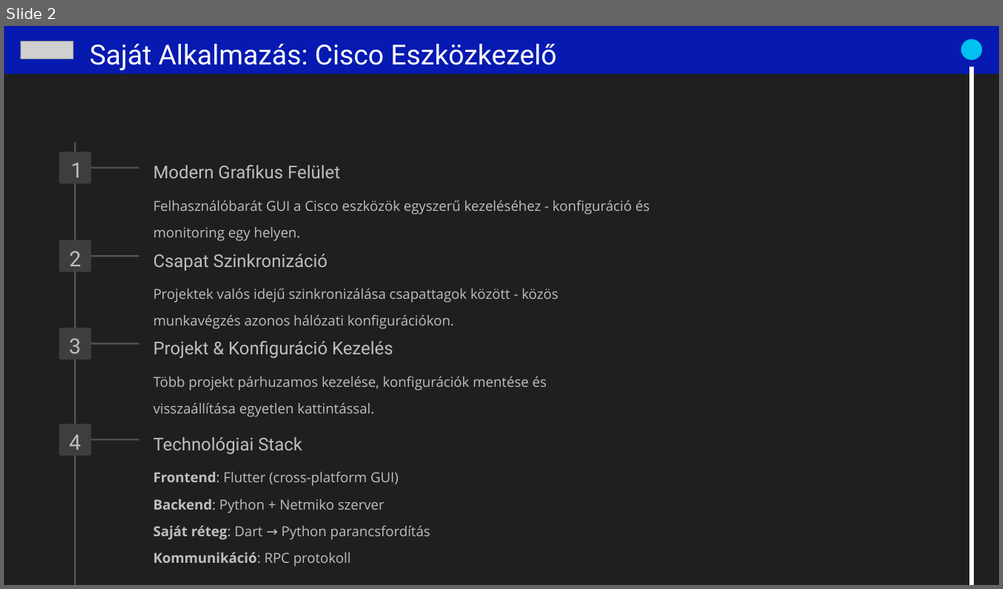
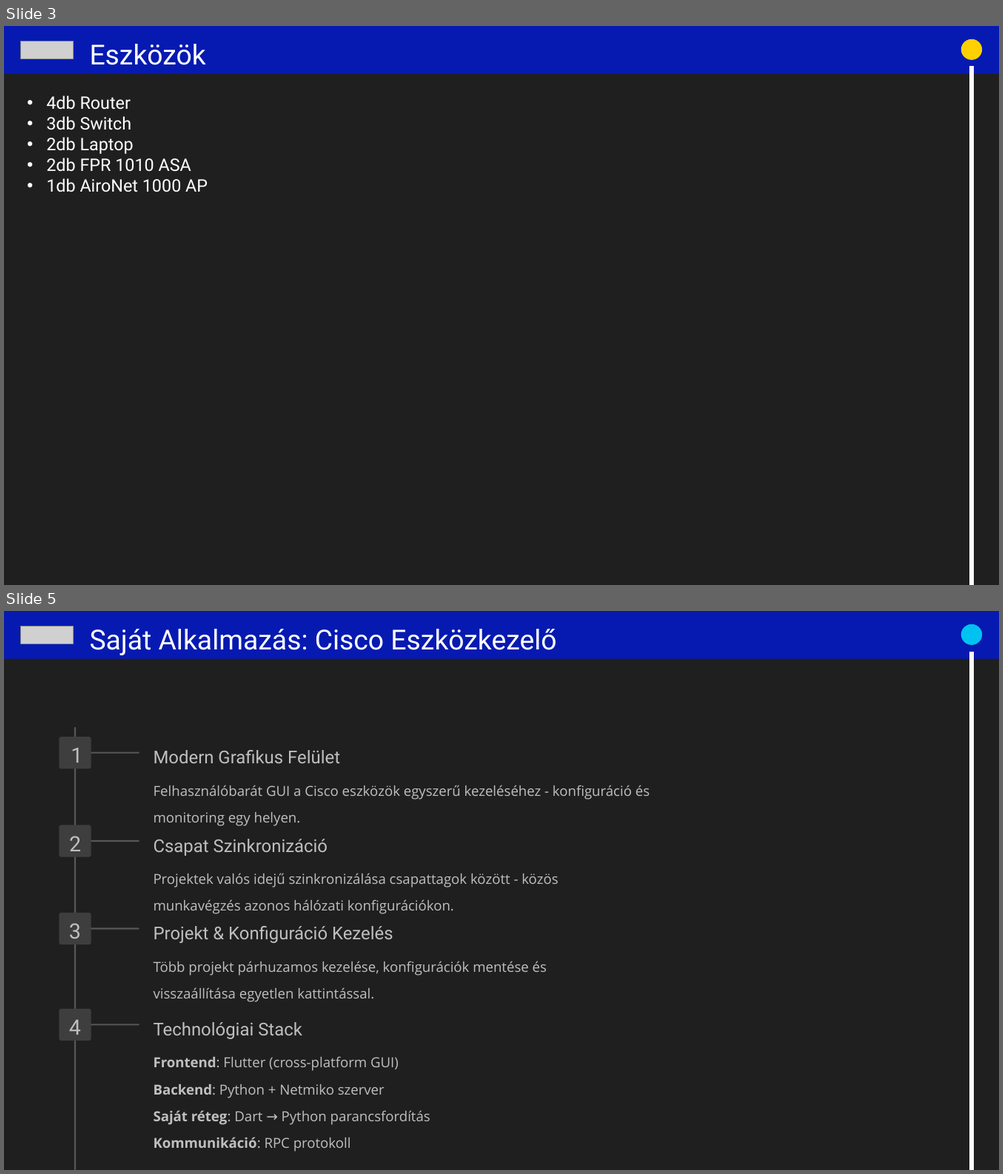
Before and after one commit to PowerRanger2130/PaceX, a slide deck: Projectmunka.pptx. Shown one above the other, each under a label of ours: slide 2 before the commit, slides 3 and 5 after it; the slides between them are not shown. The pictures are 1003x589 and 1003x1174 pixels, drawn with LibreOffice and Linux fonts; fonts in the diff are those of the drawing; grey boxes stand for pictures; background and template pictures are left out. Boxes give left, top, right and bottom in pixels: in the first picture for what was removed or moved away, otherwise in the second. Text is boxed around its words. In the diff, an @@ line names an element or a change of style, - is before the commit and + after.

```diff
--- a/Projectmunka.pptx
+++ b/Projectmunka.pptx
@@ slide 3 added at bbox=[4, 26, 999, 585], background #1F1F1F @@
@@ rectangle added at bbox=[4, 26, 999, 74], fill #061AB1 @@
@@ picture added at bbox=[21, 42, 73, 59] @@
@@ text added at bbox=[90, 44, 206, 65], 32 pt, text #FEFEFE @@
+Eszközök
@@ ellipse added at bbox=[961, 39, 982, 60], fill #FFD100 @@
@@ arrow added from (971, 68) to (971, 585), #FFFFFF 5.5 pt @@
@@ text added at bbox=[46, 96, 208, 192], 20 pt, text #FFFFFF @@
+• 4db Router
+• 3db Switch
+• 2db Laptop
+• 2db FPR 1010 ASA
+• 1db AiroNet 1000 AP
@@ what was slide 2 is now slide 5 @@
```
Also in this commit, not shown: 3 slides changed, 17 other slides added, 17 slides removed, 26 other files.
